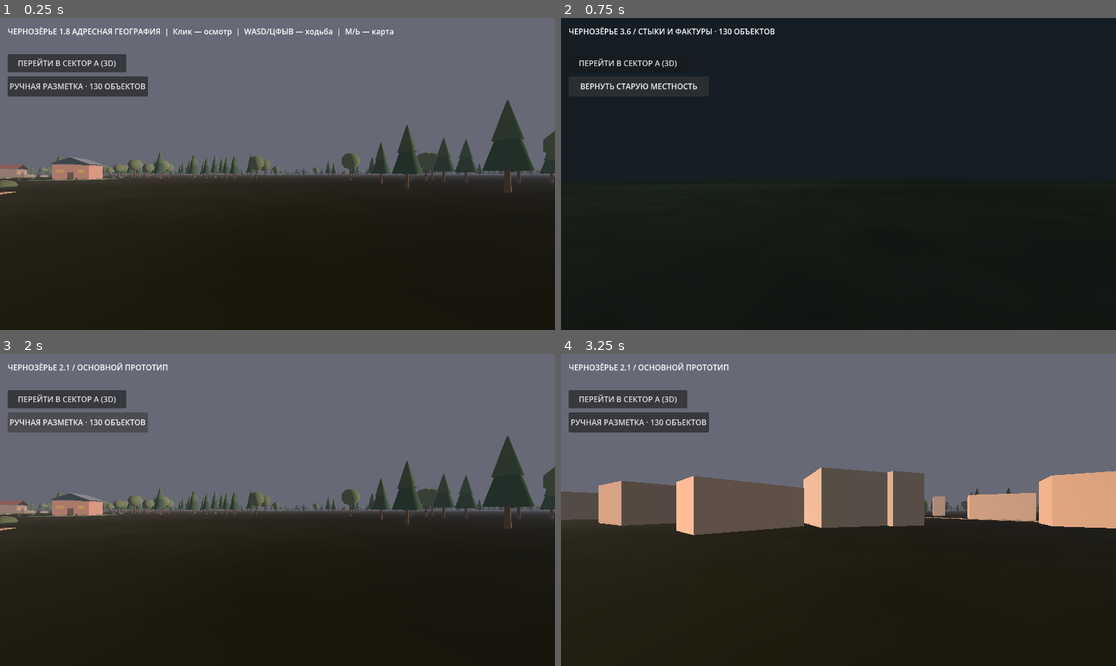
Above: before the commit, frames 1-4 (two rows, left to right).
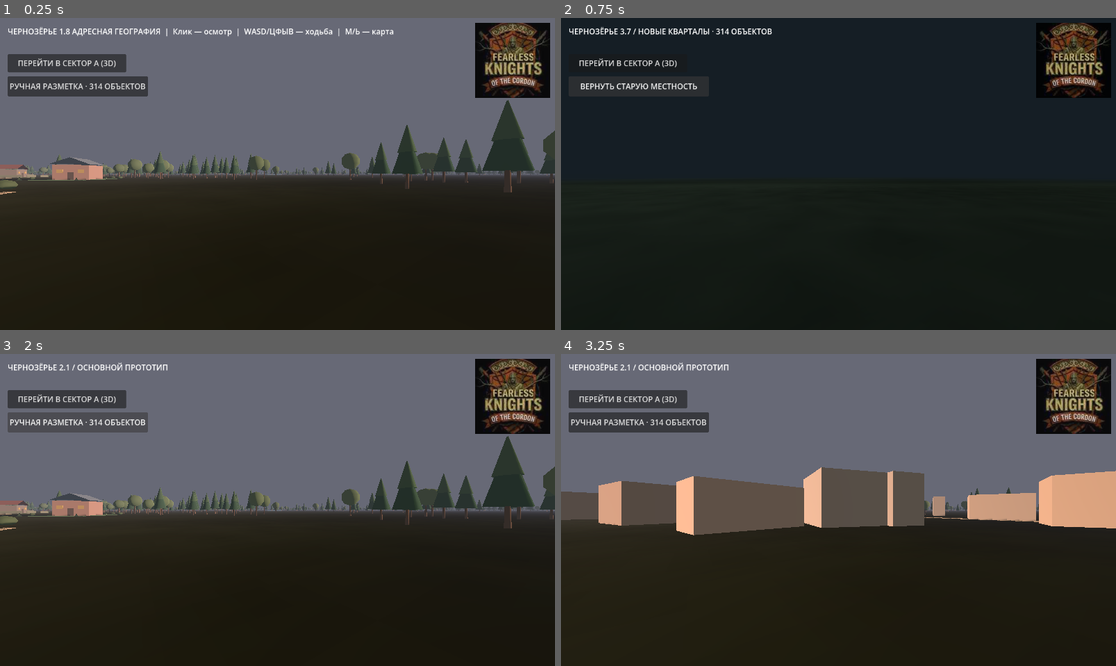
Above: after the commit, the same moments.

Repository: blacklambcult/chernozerye
Game: Godot game, scene res://main.tscn
Same seed, same stepped clock (60 frames per second), same inputs: the game is played once before the commit and once after it.
Inputs (mouse positions are in pixels of both pictures, inside the frame that each line leads up to):
- Up to frame 1 (0.25 s): no input
- Up to frame 2 (0.75 s): click "РУЧНАЯ РАЗМЕТКА · 130 ОБЪЕКТОВ" (after the commit: "РУЧНАЯ РАЗМЕТКА · 314 ОБЪЕКТОВ") at 0.5 s
- Up to frame 3 (2 s): click "ВЕРНУТЬ СТАРУЮ МЕСТНОСТЬ" at 1.25 s
- Up to frame 4 (3.25 s): click "ПЕРЕЙТИ В СЕКТОР A (3D)" at 2 s; tap Enter at 2.75 s; move the mouse to (960, 494) at 2.77 s; hold D from 2.78 s (still down); tap M at 2.85 s; click (960, 494) at 2.92 s; tap Space at 3.02 s

The runs differ from the first frame. In frame 1, 3.3% of the frame differs, in the area x 16-100%, y 1-26%; in frame 2, 3.4%, in the area x 11-100%, y 1-26%; in frame 3, 3.3%; in frame 4, 3.3%.

Commit message:
feat(hud): display uploaded emblem on all screenshots; enable 314-object village and close-view depth tuning

Diff:
--- a/godot/world.gd
+++ b/godot/world.gd
@@ -1,6 +1,7 @@
 extends Node3D
 
 const PLAYER_SCRIPT = preload("res://player.gd")
+const LOGO_DATA = preload("res://logo_data.gd")
 const MAP_FILE := "res://world_data.json"
 const MANUAL_FILE := "res://manual_layout.json"
 var manual_mode := false
@@ -55,6 +56,7 @@
     _create_landmarks()
     _create_player()
     _create_label()
+    _create_brand_watermark()
     _create_overview_map()
     _create_quick_navigation()
     _create_manual_navigation()
@@ -279,6 +281,36 @@
     add_child(layer)
     _status_label = label
 
+func _create_brand_watermark() -> void:
+    # Use the exact player-supplied emblem as a lightweight non-interactive HUD mark.
+    var img := Image.new()
+    var jpg_bytes := Marshalls.base64_to_raw(LOGO_DATA.BASE64)
+    var err := img.load_jpg_from_buffer(jpg_bytes)
+    if err != OK:
+        push_warning("CHERNOZERYE logo image could not be decoded: " + str(err))
+        return
+    var layer := CanvasLayer.new()
+    layer.name = "BrandWatermark"
+    layer.layer = 15
+    add_child(layer)
+    var emblem := TextureRect.new()
+    emblem.name = "ChernozeryeEmblem"
+    emblem.texture = ImageTexture.create_from_image(img)
+    emblem.anchor_left = 1.0
+    emblem.anchor_right = 1.0
+    emblem.anchor_top = 0.0
+    emblem.anchor_bottom = 0.0
+    emblem.offset_left = -166.0
+    emblem.offset_right = -10.0
+    emblem.offset_top = 10.0
+    emblem.offset_bottom = 166.0
+    emblem.expand_mode = TextureRect.EXPAND_IGNORE_SIZE
+    emblem.stretch_mode = TextureRect.STRETCH_KEEP_ASPECT_CENTERED
+    emblem.mouse_filter = Control.MOUSE_FILTER_IGNORE
+    emblem.modulate.a = 0.92
+    layer.add_child(emblem)
+    print("CHERNOZERYE_LOGO_READY: original user emblem, hud=156px")
+
 # Trees only in OSM forest polygons, never randomly across the whole map.
 func _create_forest_from_osm(features: Array) -> void:
     var polygons: Array[PackedVector2Array] = []
@@ -528,7 +560,7 @@
     layer.layer = 8
     add_child(layer)
     manual_button = Button.new()
-    manual_button.text = "РУЧНАЯ РАЗМЕТКА · 130 ОБЪЕКТОВ"
+    manual_button.text = "РУЧНАЯ РАЗМЕТКА · 314 ОБЪЕКТОВ"
     manual_button.position = Vector2(16.0, 121.0)
     manual_button.size = Vector2(276.0, 42.0)
     manual_button.tooltip_text = "Показать отдельно дороги, дома, участки и лес из загруженного GeoJSON"
@@ -549,7 +581,7 @@
         overture.visible = not manual_mode
     if osm_roads != null:
         osm_roads.visible = not manual_mode
-    manual_button.text = "ВЕРНУТЬ СТАРУЮ МЕСТНОСТЬ" if manual_mode else "РУЧНАЯ РАЗМЕТКА · 130 ОБЪЕКТОВ"
+    manual_button.text = "ВЕРНУТЬ СТАРУЮ МЕСТНОСТЬ" if manual_mode else "РУЧНАЯ РАЗМЕТКА · 314 ОБЪЕКТОВ"
     var terrain := get_node_or_null("BaseGround") as MeshInstance3D
     if terrain != null:
         if manual_mode and _manual_ground_material == null:
@@ -599,11 +631,17 @@
         if control != null:
             control.visible = not manual_mode
     if is_instance_valid(_status_label):
-        _status_label.text = "ЧЕРНОЗЁРЬЕ 3.6 / СТЫКИ И ФАКТУРЫ · 130 ОБЪЕКТОВ" if manual_mode else "ЧЕРНОЗЁРЬЕ 2.1 / ОСНОВНОЙ ПРОТОТИП"
+        _status_label.text = "ЧЕРНОЗЁРЬЕ 3.7 / НОВЫЕ КВАРТАЛЫ · 314 ОБЪЕКТОВ" if manual_mode else "ЧЕРНОЗЁРЬЕ 2.1 / ОСНОВНОЙ ПРОТОТИП"
     var character := get_node_or_null("Player") as CharacterBody3D
     if character != null:
         character.velocity = Vector3.ZERO
         character.global_position = Vector3(-789.7, 0.22, -268.6) if manual_mode else Vector3(130.0, 0.22, -82.0)
+        # Short depth range plus a slightly farther near plane reduces roof/fascia
+        # depth-buffer jitter in Godot Compatibility Web when looking up close.
+        var player_camera := character.get_node_or_null("Camera3D") as Camera3D
+        if player_camera != null:
+            player_camera.near = 0.36 if manual_mode else 0.25
+            player_camera.far = 680.0 if manual_mode else 2300.0
     overview_layer.visible = false
     Input.mouse_mode = Input.MOUSE_MODE_VISIBLE
 
